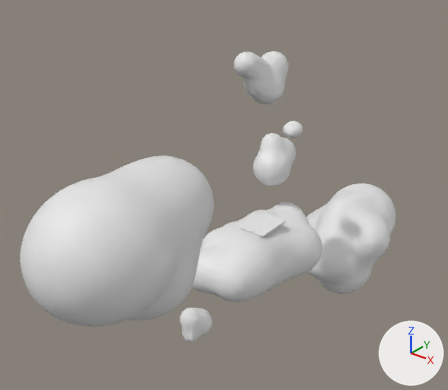
The glTF model public/models/Laptop_project.glb: old version first, new version second.
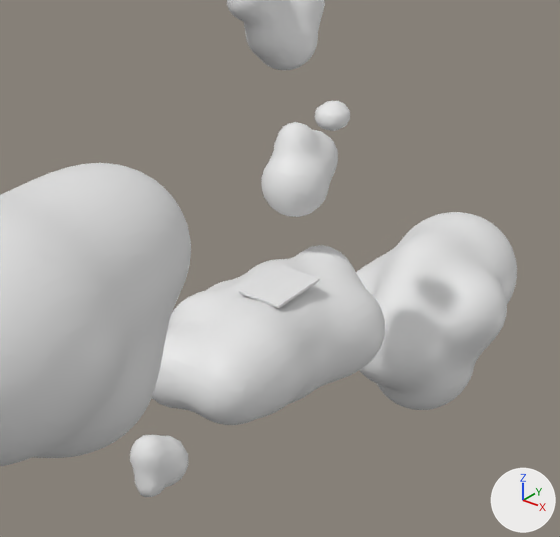
There are two pictures of each version: one whole from a 50 mm lens placed at (2.74, -4.13, 2.96), pointed at (-0.58, 0.02, 0.38), one close up on the part from 24% to 94% of the width and 17% to 93% of the height. Every picture has the same lights, and +X, +Y and +Z are marked at lower right. The last two pictures show the newer version. Where no turn or scale is listed for an object, it has been applied to the vertices.

The scene before the commit, as lines of its bpy script (objects in view):
```python
me_mesh_002 = bpy.data.meshes.new('Mesh.002')
me_mesh_002.from_pydata(...)  # 2626 vertices, 5248 faces; spans x -0.046..0.758, y -2.682..-1.331, z 0.596..1.574
me_mesh_002.materials.append(mat_material_003)  # white #e7e7e7
me_mesh_004 = bpy.data.meshes.new('Mesh.004')
me_mesh_004.from_pydata(...)  # 548 vertices, 1088 faces; spans x -0.391..-0.016, y 0.062..0.823, z 0.529..0.996
me_mesh_004.materials.append(mat_material_003)  # white #e7e7e7
me_mesh_005 = bpy.data.meshes.new('Mesh.005')
me_mesh_005.from_pydata(...)  # 3878 vertices, 7752 faces; spans x -0.69..0.43, y 0.86..2.64, z -1.25..-0.18
me_mesh_005.materials.append(mat_material_003)  # white #e7e7e7
ob_mball_002 = bpy.data.objects.new('Mball.002', me_mesh_002)
ob_mball_002.location = (0.0, 0.0, 0.0)
ob_mball_004 = bpy.data.objects.new('Mball.004', me_mesh_004)
ob_mball_004.location = (0.0, 0.0, 0.0)
ob_mball_005 = bpy.data.objects.new('Mball.005', me_mesh_005)
ob_mball_005.location = (0.0, 0.0, 0.0)
# also in view: 'Mball.003' at (-0.06, -0.47, 0.04); 'Mball.001' at (-1.24, 1.54, 1.1); 'top_laptop' at (0.04, -0.21, 0.37)
```
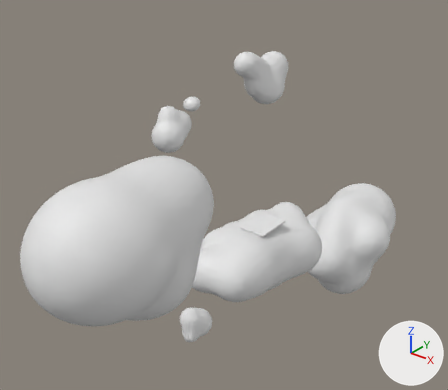
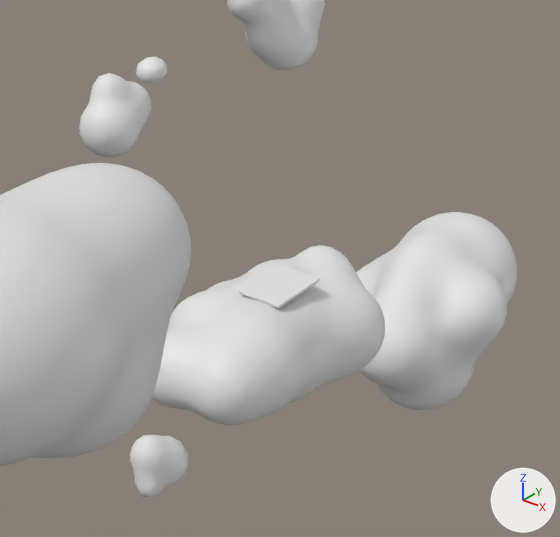
Boxes [x1, y1, x2, y2] around the edits, measured in the close-ups (560 x 537 px):
'Mball.004', moved: before [261, 101, 350, 217]; after [79, 57, 167, 157]

Diff of the bpy script that builds the scene:
```diff
--- a/public/models/Laptop_project.glb.py
+++ b/public/models/Laptop_project.glb.py
@@ ob_mball_004 @@
 ob_mball_004 = bpy.data.objects.new('Mball.004', me_mesh_004)
-ob_mball_004.location = (0.0, 0.0, 0.0)
+ob_mball_004.location = (-1.3, 0.0, 0.0)
```
